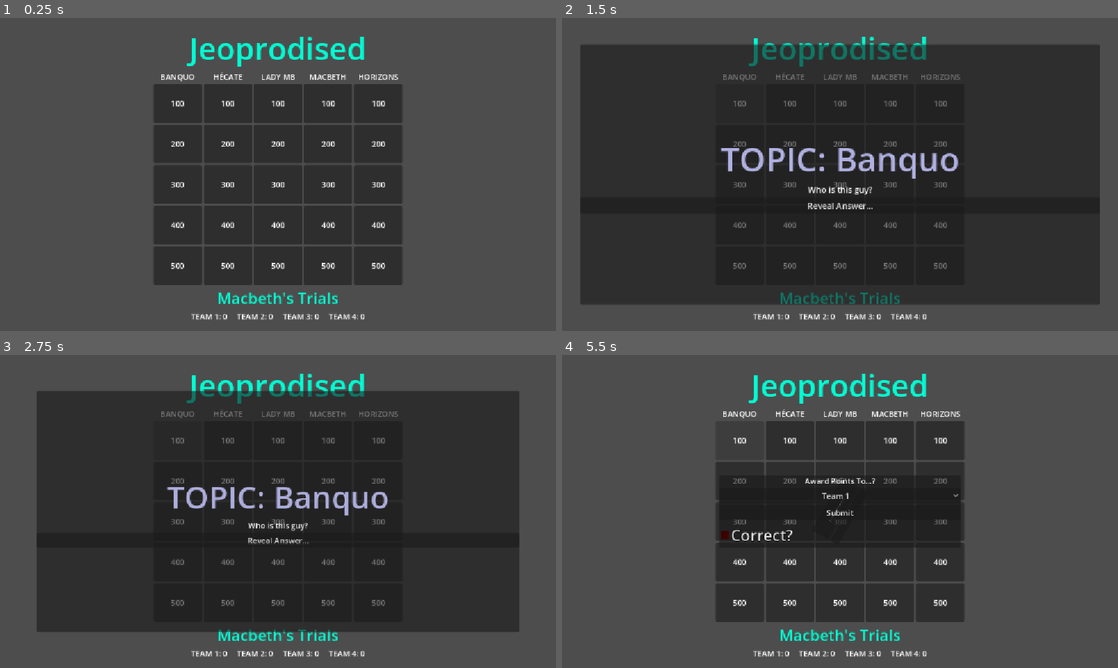
Above: before the commit, frames 1-4 (two rows, left to right).
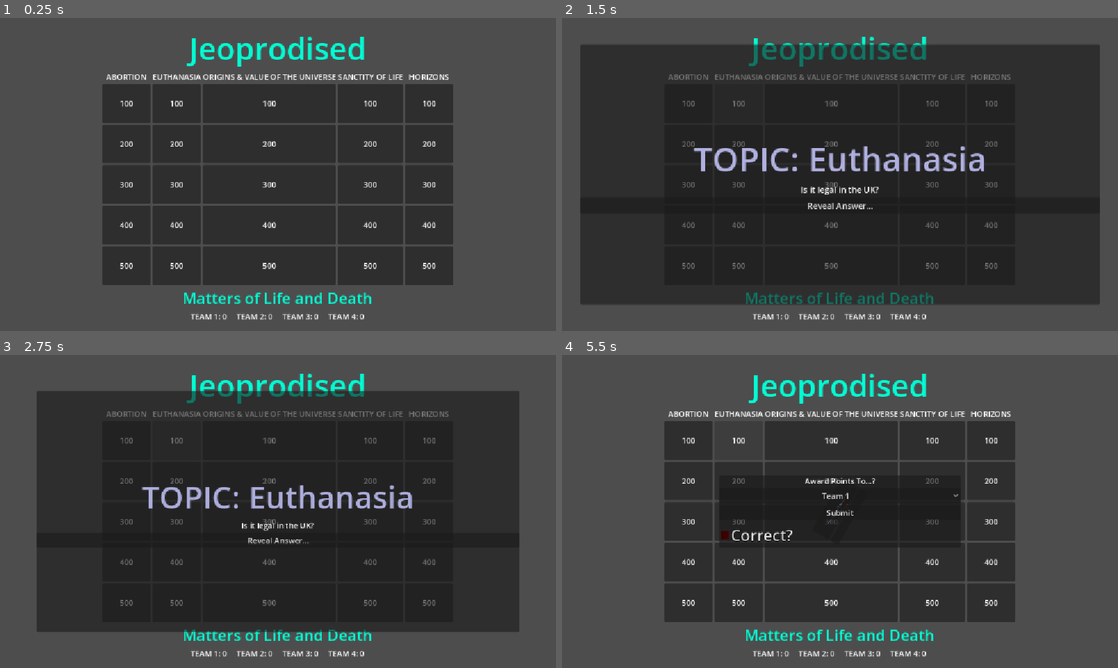
Above: after the commit, the same moments.

Repository: FreeformWave544/Jeoprodised
Game: Godot game, scene res://Scenes/Main.tscn
Same seed, same stepped clock (60 frames per second), same inputs: the game is played once before the commit and once after it.
Inputs (mouse positions are in pixels of both pictures, inside the frame that each line leads up to):
- Up to frame 1 (0.25 s): no input
- Up to frame 2 (1.5 s): click (739, 102) at 0.52 s; click (739, 143) at 1.27 s
- Up to frame 3 (2.75 s): click (177, 520) at 2.02 s
- Up to frame 4 (5.5 s): click (739, 561) at 2.77 s; click (739, 602) at 3.52 s; click "Reveal Answer..." at 4.25 s; click "Continue..." at 5 s

The runs differ from the first frame. In frame 1, 14% of the frame differs, in the area x 18-82%, y 17-97%; in frame 2, 4.7%; in frame 3, 4.5%; in frame 4, 13%.

Commit message:
Updated for RE + Added AutoWrap

Diff:
--- a/Scenes/Main.tscn
+++ b/Scenes/Main.tscn
@@ -24,17 +24,17 @@
 grow_vertical = 2
 script = ExtResource("1_r150o")
 questions = Dictionary[String, Dictionary]({
-"Banquo": {
-"Who is this guy?": "Idk..."
+"Abortion": {
+"Up until how long is abortion legal?": "24 weeks."
 },
-"Hécate": {
-"THE QUEEN OF THE WITCHES!!": "ALL HAIL!!"
+"Euthanasia": {
+"Is it legal in the UK?": "No. It is illegal in the UK."
 },
-"Lady MB": {
-"Who is Lady Macbeth's 'loving' husband?": "Macbeth"
+"Origins & Value of the Universe": {
+"How long ago was the Big Bang?": "13.7 Billion Years Ago."
 },
-"Macbeth": {
-"Who is Macbeth's 'loving' wife?": "Lady Macbeth"
+"Sanctity of Life": {
+"Who can take life?": "God and God alone."
 }
 })
 
@@ -501,7 +501,7 @@
 
 [node name="Headline" type="Label" parent="Center/VBox" unique_id=383276405]
 layout_mode = 2
-text = "Macbeth's Trials"
+text = "Matters of Life and Death"
 label_settings = SubResource("LabelSettings_r150o")
 horizontal_alignment = 1
 
--- a/Scenes/main.gd
+++ b/Scenes/main.gd
@@ -24,8 +24,7 @@
 	btn.disabled = true
 	var team = await find_card(btn.get_parent().name)
 	if team is Array or team != -1: teams[team[0]] += score if team[1] else score * -1
-	for t in range(len($Center/VBox/teams.get_children())):
-		$Center/VBox/teams.get_child(t).text = "TEAM %s: %d" % [t, teams[t]]
+	for t in range(len($Center/VBox/teams.get_children())): $Center/VBox/teams.get_child(t).text = "TEAM %s: %d" % [t + 1, teams[t]]
 
 func find_card(type):
 	if type.to_pascal_case() == "Horizons":
--- a/Scenes/question_card.tscn
+++ b/Scenes/question_card.tscn
@@ -157,16 +157,19 @@
 layout_mode = 2
 label_settings = SubResource("LabelSettings_pnkhm")
 horizontal_alignment = 1
+autowrap_mode = 3
 
 [node name="Question" type="Label" parent="Panel/VBoxContainer" unique_id=1036846165]
 layout_mode = 2
 horizontal_alignment = 1
+autowrap_mode = 3
 
 [node name="Answer" type="Label" parent="Panel/VBoxContainer" unique_id=1679956179]
 visible = false
 layout_mode = 2
 label_settings = SubResource("LabelSettings_lonew")
 horizontal_alignment = 1
+autowrap_mode = 3
 
 [node name="Reveal" type="Button" parent="Panel/VBoxContainer" unique_id=1016598086]
 layout_mode = 2
@@ -218,6 +221,7 @@
 layout_mode = 2
 text = "Award Points To...?"
 horizontal_alignment = 1
+autowrap_mode = 3
 
 [node name="OptionButton" type="OptionButton" parent="Panel2/VBoxContainer" unique_id=1774966766]
 layout_mode = 2
